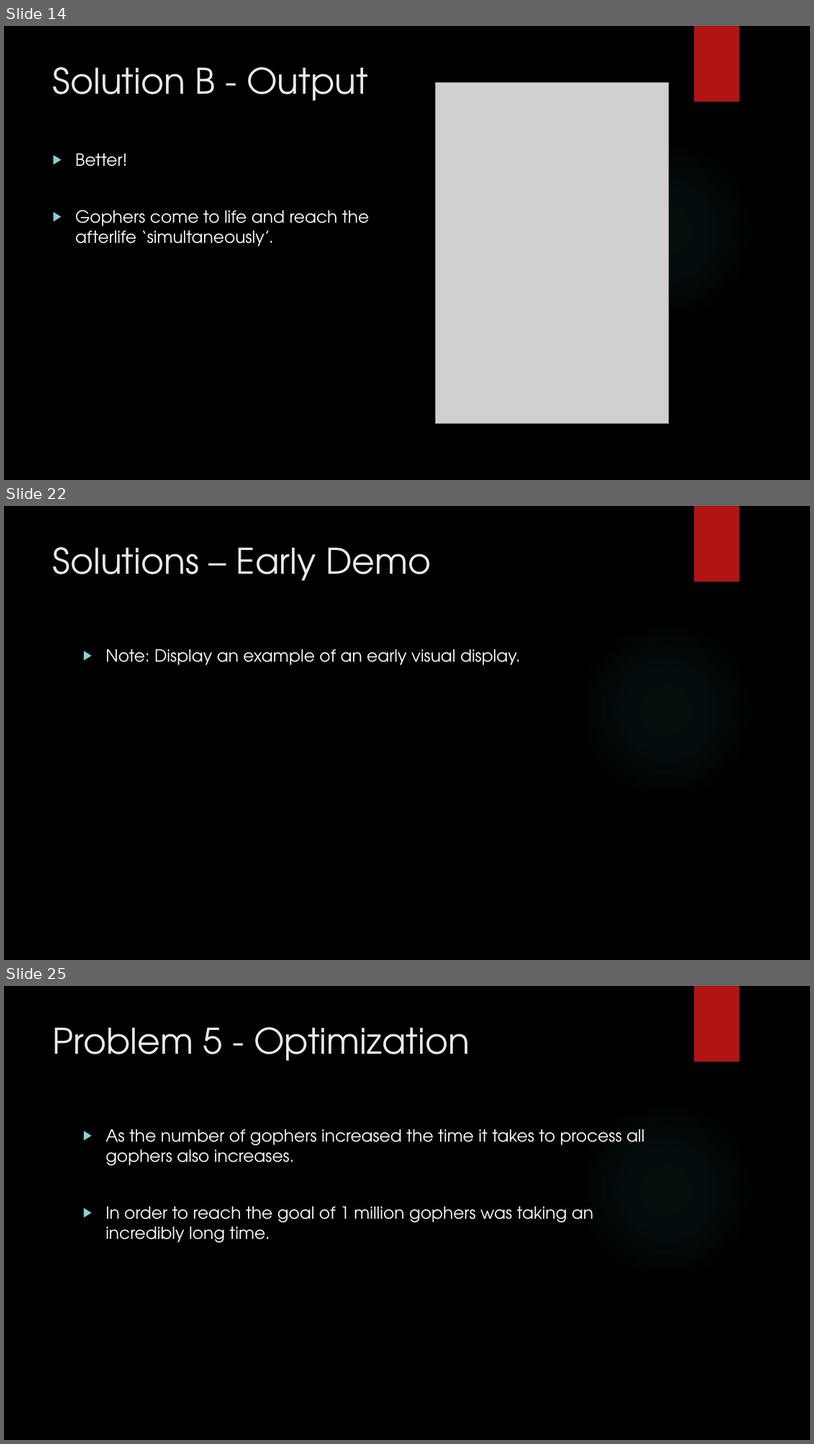
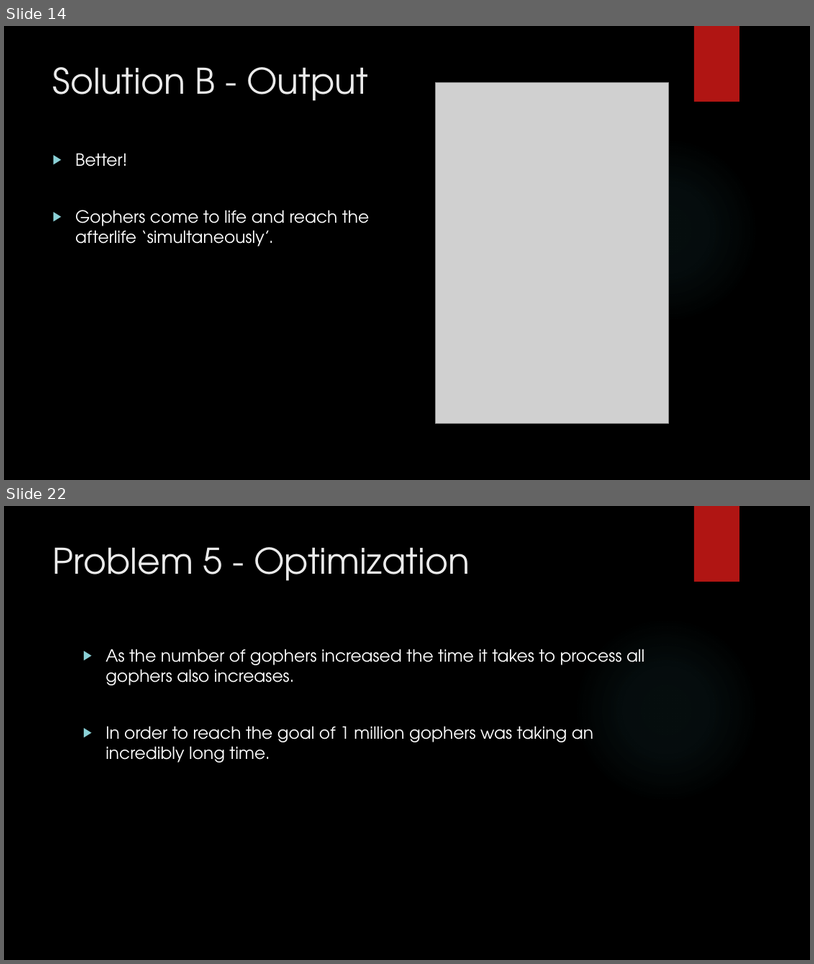
Before and after one commit to jaminologist/GopherLife, a slide deck: GopherLife.pptx. Shown one above the other, each under a label of ours: slides 14, 22 and 25 before the commit, slides 14 and 22 after it; the slides between them are not shown. The pictures are 814x1444 and 814x964 pixels, drawn with LibreOffice and Linux fonts; fonts in the diff are those of the drawing; grey boxes stand for pictures; background and template pictures are left out. Boxes give left, top, right and bottom in pixels: in the first picture for what was removed or moved away, otherwise in the second. Text is boxed around its words. In the diff, an @@ line names an element or a change of style, - is before the commit and + after.

```diff
--- a/GopherLife.pptx
+++ b/GopherLife.pptx
@@ slide 22 removed at bbox=[4, 506, 810, 960], background picture (left out); not listed: 2 template elements that a slide beside it also shows @@
@@ title removed at bbox=[53, 547, 431, 581] @@
-Solutions – Early Demo
@@ text removed at bbox=[106, 649, 521, 665] @@
-▶ Note: Display an example of an early visual display.
@@ what was slide 25 is now slide 22 @@
```
Also in this commit, not shown: 3 slides changed, 4 slides added, 6 other slides removed, 4 other files.
